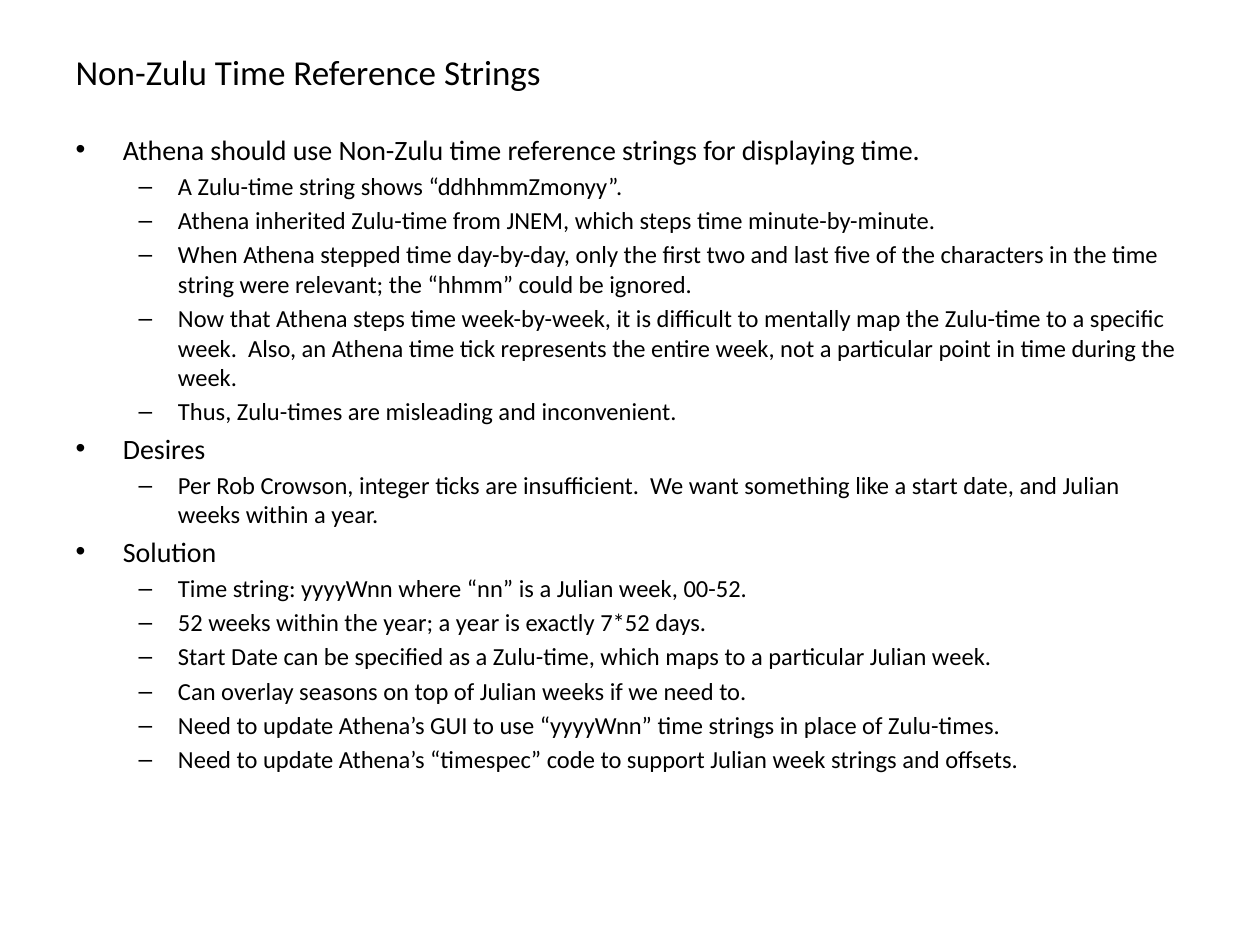
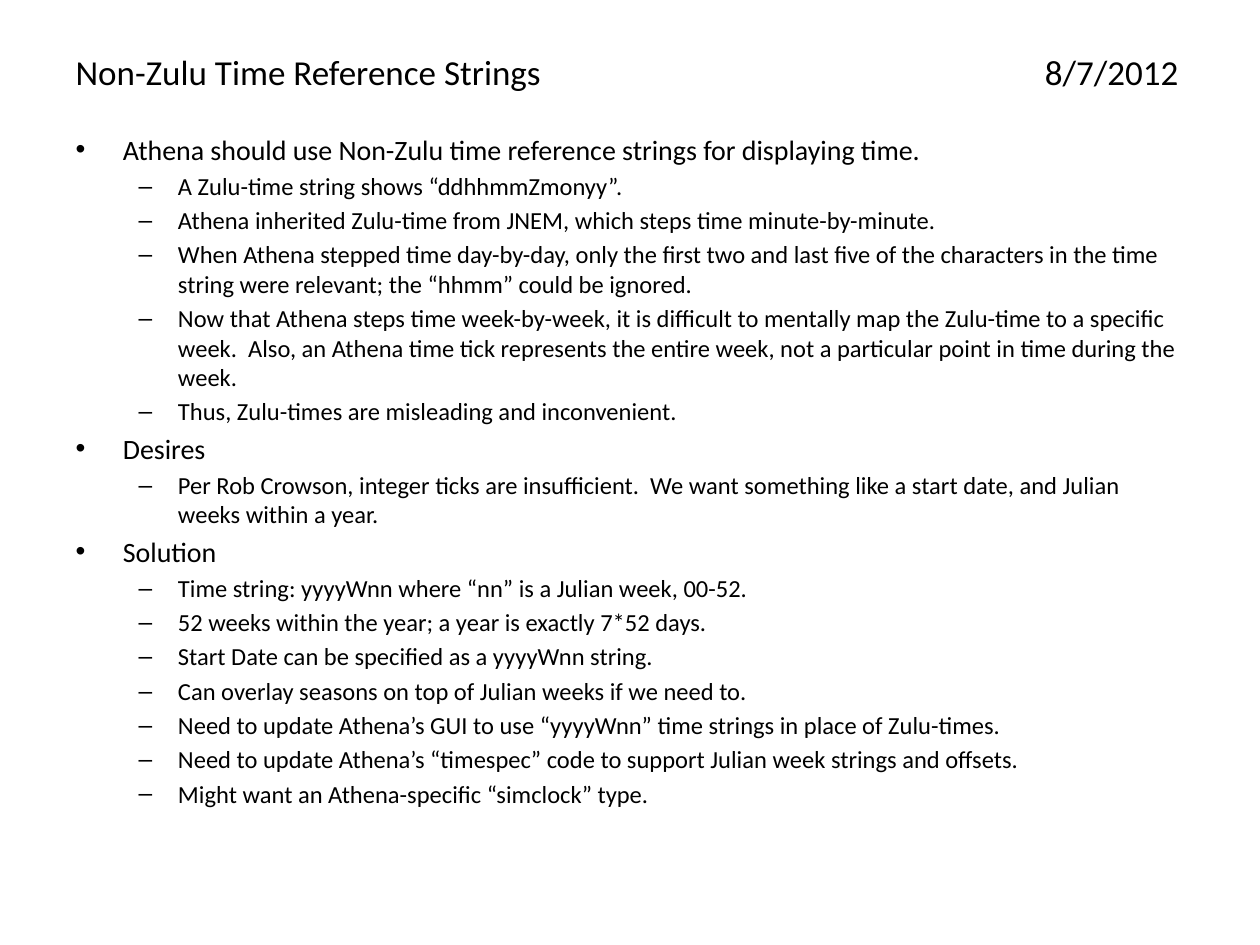
Before and after one commit to AthenaModel/athena-legacy, a slide deck: slide 20 of docs/dev/ideas.pptx (slide 12 before the commit). Drawn at 1260x945 pixels with LibreOffice and Linux fonts; fonts in the diff are those of the drawing. Boxes give left, top, right and bottom in pixels: in the first picture for what was removed or moved away, otherwise in the second. Text is boxed around its words. In the diff, an @@ line names an element or a change of style, - is before the commit and + after.

```diff
--- a/docs/dev/ideas.pptx
+++ b/docs/dev/ideas.pptx
@@ title at bbox=[76, 60, 1178, 91]: text changed @@
-Non-Zulu Time Reference Strings
+Non-Zulu Time Reference Strings 8/7/2012
@@ text at bbox=[178, 648, 652, 670]: text changed @@
-  – Start Date can be specified as a Zulu-time, which maps to a particular Julian week.
+  – Start Date can be specified as a yyyyWnn string.
@@ text at bbox=[178, 785, 649, 808]: paragraph added @@
+  – Might want an Athena-specific “simclock” type.
```
Also in this commit, not shown: 8 other slides changed, 11 slides added.
